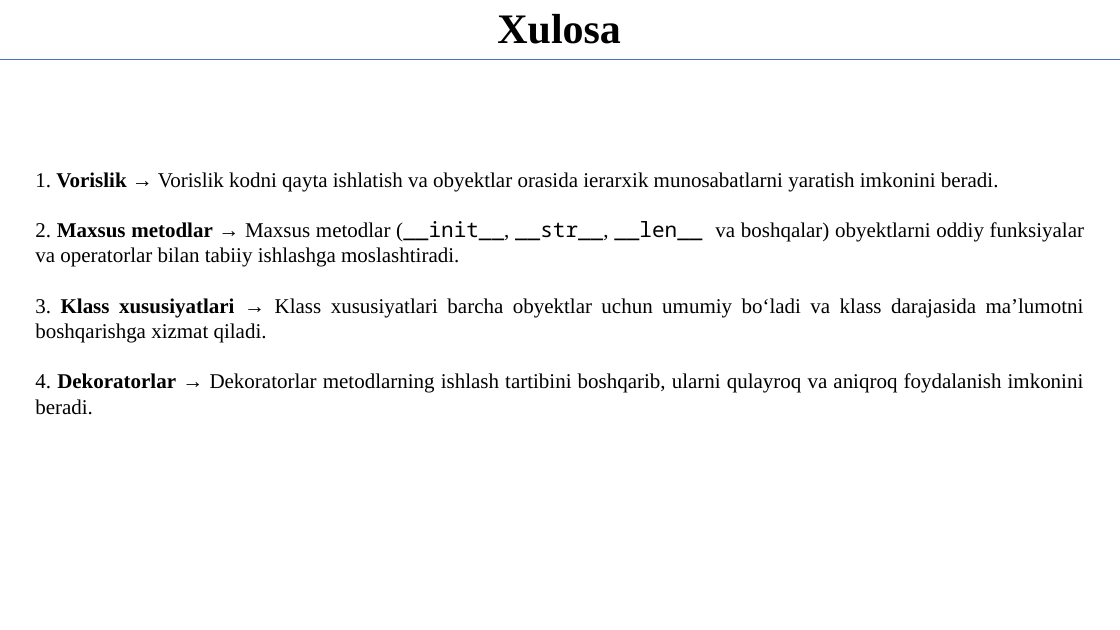
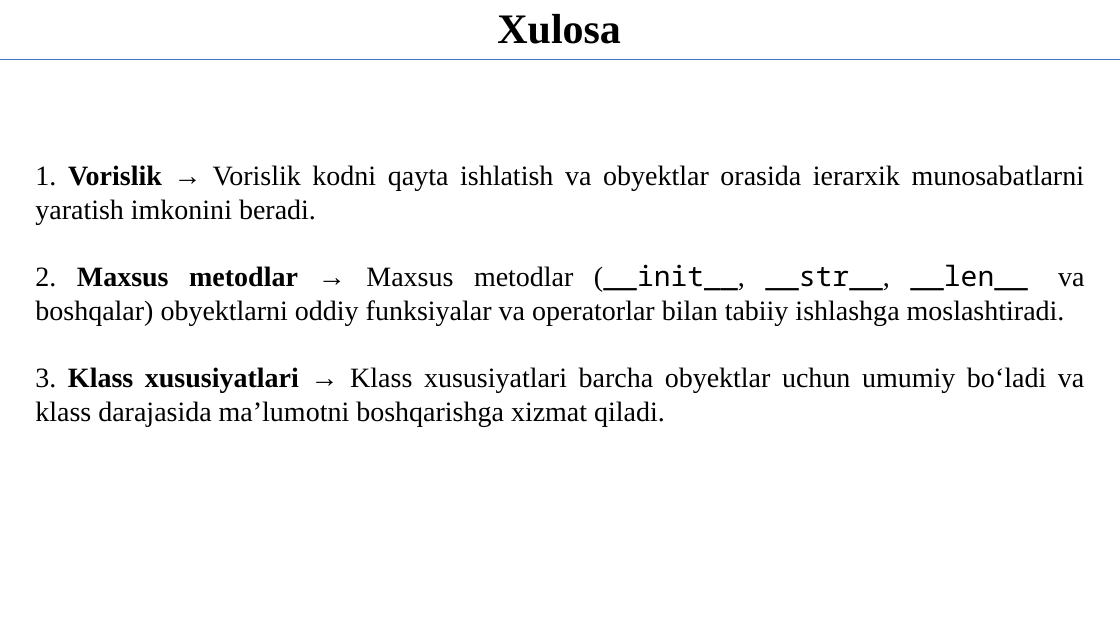
Before and after one commit to qwerty291996/2025-2026, a slide deck: slide 18 of Dars materiallari 2025-2026/Sun'iy intellekt asoslari 2025-2026/1.15 Pythonda Vorislikdan foydalanish/1.15 Pythonda Vorislikdan foydalanish.pptx (slide 20 before the commit). Drawn at 1120x630 pixels with LibreOffice and Linux fonts; fonts in the diff are those of the drawing. Boxes give left, top, right and bottom in pixels: in the first picture for what was removed or moved away, otherwise in the second. Text is boxed around its words. In the diff, an @@ line names an element or a change of style, - is before the commit and + after.

```diff
--- a/Dars materiallari 2025-2026/Sun'iy intellekt asoslari 2025-2026/1.15 Pythonda Vorislikdan foydalanish/1.15 Pythonda Vorislikdan foydalanish.pptx
+++ b/Dars materiallari 2025-2026/Sun'iy intellekt asoslari 2025-2026/1.15 Pythonda Vorislikdan foydalanish/1.15 Pythonda Vorislikdan foydalanish.pptx
@@ text "1. Vorislik → Vorislik kodni ...": place and size @@
-text "1. Vorislik → Vorislik kodni ..." at bbox=[35, 172, 1084, 415]
+text "1. Vorislik → Vorislik kodni ..." at bbox=[35, 165, 1085, 426]
@@ text "1. Vorislik → Vorislik kodni ..." at bbox=[35, 165, 1085, 426]: size 18 to 24 pt @@
@@ text at bbox=[35, 373, 1084, 415]: paragraph removed @@
-4. Dekoratorlar → Dekoratorlar metodlarning ishlash tartibini boshqarib, ularni qulayroq va aniqroq foydalanish imkonini beradi.
```
Also in this commit, not shown: 5 other slides changed, 1 slide added, 3 slides removed, 13 other files.
